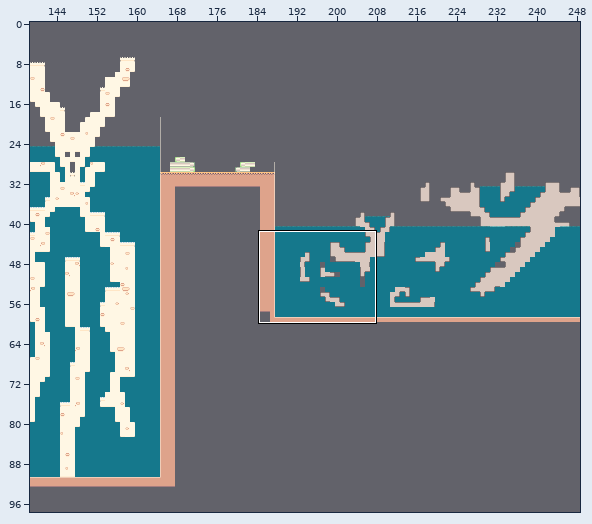
Tiled map: content/tilemap/map.tmx. Above, an overview of the earlier version with the close-up marked.
Close-up. Before the edit:
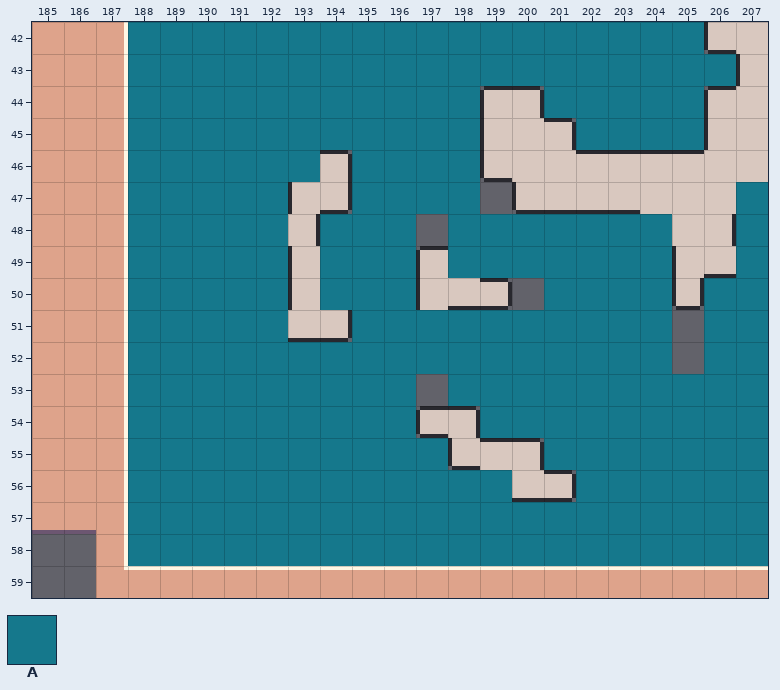
Cells are 8x8 px. Shown: x 185..207, y 42..59. The commit also changed other parts of the map, which this record leaves out.
Key: from "panda_tileset": A 33.
_ is an empty cell.
Layers that did not change in this view are not listed.
Layer "water" before, first column x 185:
42 ___AAAAAAAAAAAAAAAAAA__
43 ___AAAAAAAAAAAAAAAAAAA_
44 ___AAAAAAAAAAA__AAAAA__
45 ___AAAAAAAAAAA___AAAA__
46 ___AAAAAA_AAAA_________
47 ___AAAAA__AAAA________A
48 ___AAAAA_AAA_AAAAAAA__A
49 ___AAAAA_AAA_AAAAAAA__A
50 ___AAAAA_AAA____AAAA_AA
51 ___AAAAA__AAAAAAAAAA_AA
52 ___AAAAAAAAAAAAAAAAA_AA
53 ___AAAAAAAAA_AAAAAAAAAA
54 ___AAAAAAAAA__AAAAAAAAA
55 ___AAAAAAAAAA___AAAAAAA
56 ___AAAAAAAAAAAA__AAAAAA
57 ___AAAAAAAAAAAAAAAAAAAA
58 ___AAAAAAAAAAAAAAAAAAAA
59 _______________________
Now the later version:
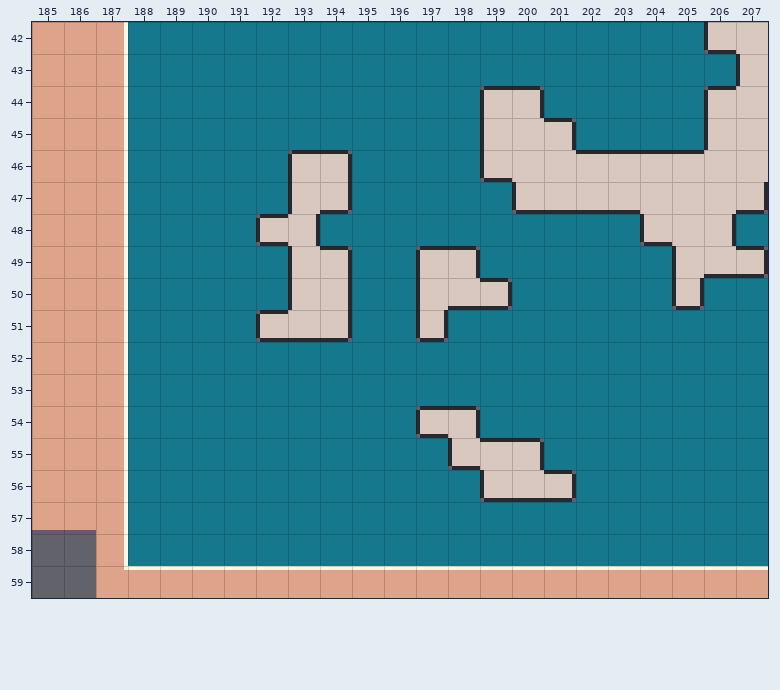
Changes in this commit:
{"where": "layer \"water\""}
{"y":46,"x":193,"old":"A","new":"_"}
{"y":47,"x":199,"old":"_","new":"A"}
{"y":47,"x":207,"old":"A","new":"_"}
{"y":48,"x":192,"old":"A","new":"_"}
{"y":48,"x":197,"old":"_","new":"A"}
{"y":48,"x":204,"old":"A","new":"_"}
{"y":49,"x":194,"old":"A","new":"_"}
{"y":49,"x":198,"old":"A","new":"_"}
{"y":49,"x":207,"old":"A","new":"_"}
{"y":50,"x":194,"old":"A","new":"_"}
{"y":50,"x":200,"old":"_","new":"A"}
{"y":51,"x":192,"old":"A","new":"_"}
{"y":51,"x":197,"old":"A","new":"_"}
{"y":51,"x":205,"old":"_","new":"A"}
{"y":52,"x":205,"old":"_","new":"A"}
{"y":53,"x":197,"old":"_","new":"A"}
{"y":56,"x":199,"old":"A","new":"_"}
